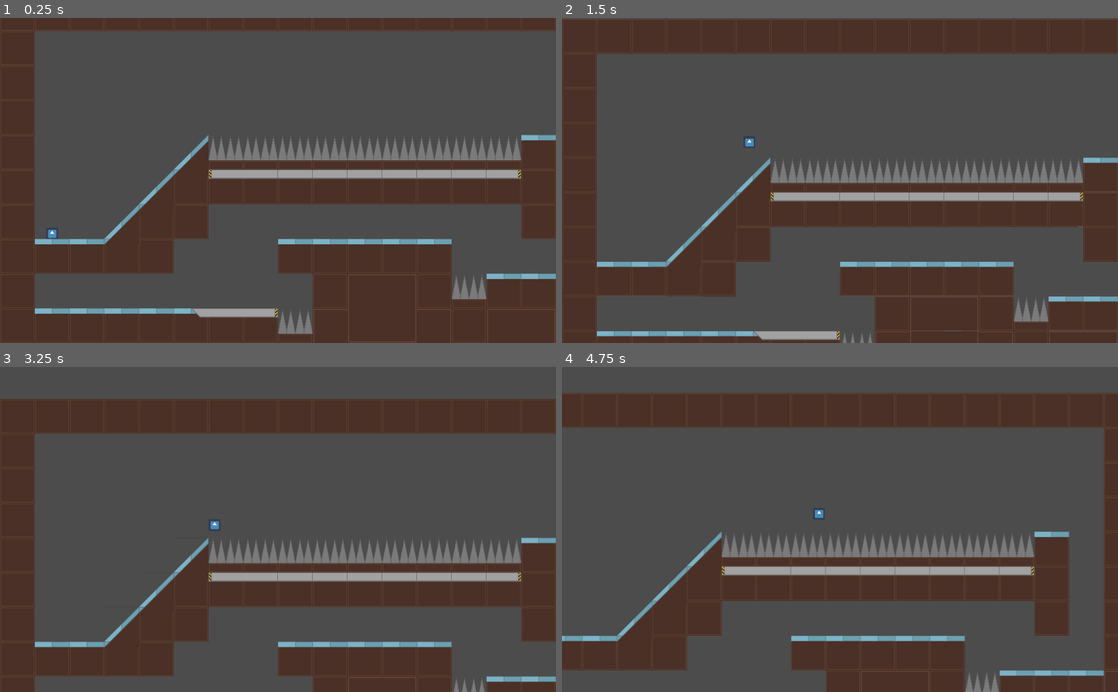
Above: before the commit, frames 1-4 (two rows, left to right).
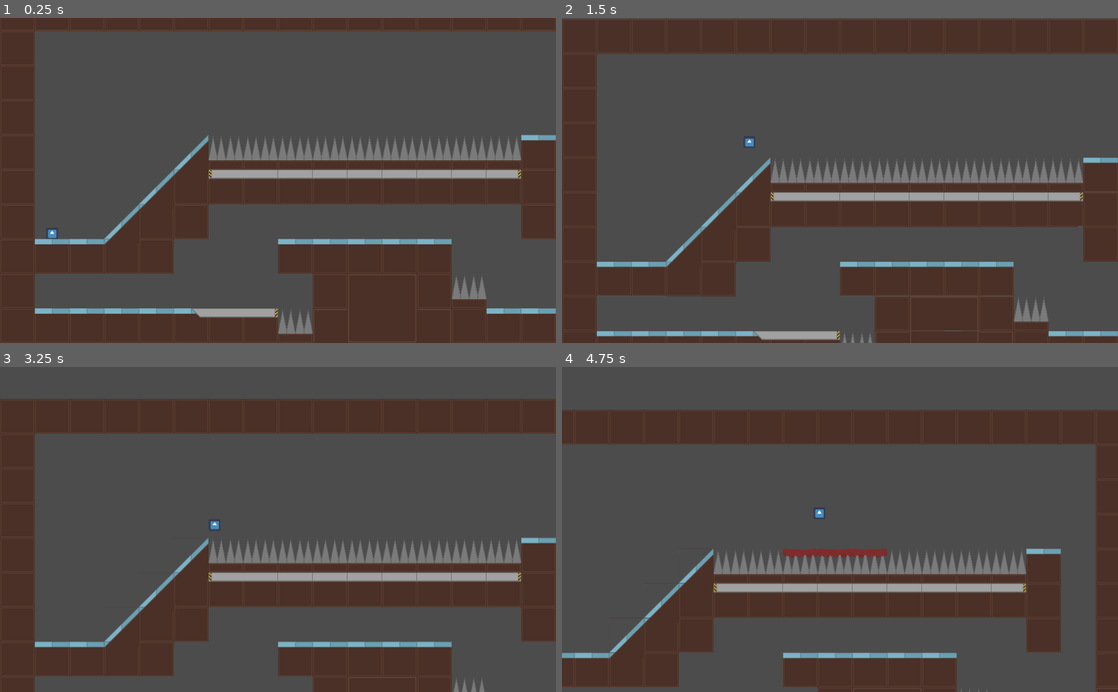
Above: after the commit, the same moments.

Repository: SomeSortOfSam/MeatballMayhem
Game: Godot game, scene res://Levels/Level01.tscn
Two runs of this game, one before a commit and one after it. Both use one fixed random seed, a clock stepped at 60 frames per second and the inputs below. The engine's default icon, where the game draws it, is replaced by a stand-in: a white triangle on a blue panel in a dark square.
Inputs:
- Up to frame 1 (0.25 s): no input
- Up to frame 2 (1.5 s): tap Enter at 0.5 s; hold Right (ui_right) from 0.53 s (still down); tap Up (ui_up) at 0.77 s; tap Space at 1.25 s
- Up to frame 3 (3.25 s): tap Up (ui_up) at 1.52, 3.02 s; release Right (ui_right) at 2.03 s; hold Left (ui_left) 2.03-2.78 s; hold Right (ui_right) from 2.78 s (still down)
- Up to frame 4 (4.75 s): tap Up (ui_up) at 3.77, 4.52 s; release Right (ui_right) at 4.28 s; hold Left (ui_left) from 4.28 s (still down)

The runs differ from the first frame. In frame 1, 1.5% of the frame differs, in the area x 87-100%, y 78-92%; in frame 2, 1.5%; in frame 3, 0.6%; in frame 4, 29%, in the area x 0-100%, y 8-100%.

Commit message:
Spike Fix

Diff:
--- a/Levels/Level01.tscn
+++ b/Levels/Level01.tscn
@@ -8,7 +8,7 @@
 position = Vector2( 32, 424 )
 
 [node name="TileMap" parent="StaticBody2D" index="0"]
-tile_data = PoolIntArray( -65537, 0, 0, -131072, 0, 0, -1310 …(1501 unchanged characters)…  7, 3, 524299, 7, 0, 524300, 8, 0, 524301, 7, 65538, 524302, 7, 65538, 524303, 7, 65538, 524304, 7, 65536, 655359, 7, 0, 589824, 7, 65538, 589825, 7, 65538, 589826, 7, 65538, 589827, 7, 65538, 589828, 7, 65539, 589829, 7, 131072, 589830, 7, 196609, 589831, 8, 0, 589832, 7, 65536, 589833, 7, 1, 589834, 7, 2, 589835, 7, 3, 589836, 7, 0, 589837, 7, 65536, 589838, 7, 3, 589839, 7, 0, 589840, 7, 1 )
+tile_data = PoolIntArray( -65537, 0, 0, -131072, 0, 0, -1310 …(1501 unchanged characters)…  7, 3, 524299, 7, 0, 524300, 8, 0, 524304, 7, 65536, 655359, 7, 0, 589824, 7, 65538, 589825, 7, 65538, 589826, 7, 65538, 589827, 7, 65538, 589828, 7, 65539, 589829, 7, 131072, 589830, 7, 196609, 589831, 8, 0, 589832, 7, 65536, 589833, 7, 1, 589834, 7, 2, 589835, 7, 3, 589836, 7, 0, 589837, 7, 65538, 589838, 7, 65538, 589839, 7, 65538, 589840, 7, 1 )
 killID = 8
 
 [node name="Camera2D" parent="." index="2"]
--- a/Tiles/KillNode.gd
+++ b/Tiles/Spikes.gd
@@ -2,10 +2,13 @@
 
 onready var platform = $StaticBody2D/CollisionShape2D
 onready var sprite = $Sprite
-onready var hurtbox = $CollisionShape2D
+onready var hurtbox = $HurtBox
 
 func _on_Kill_body_entered(body):
 	body.kill()
 	hurtbox.set_deferred("disabled",false)
 	platform.shape.set_extents(Vector2(32,32))
-	platform.set_position(Vector2(32,32))
+	platform.set_position(Vector2.ZERO)
+	sprite.frame += 1
+	if body.cooked:
+		sprite.frame += 1
--- a/Tiles/Spikes.tscn
+++ b/Tiles/Spikes.tscn
@@ -1,12 +1,13 @@
 [gd_scene load_steps=5 format=2]
 
-[ext_resource path="res://Tiles/KillNode.gd" type="Script" id=1]
+[ext_resource path="res://Tiles/Spikes.gd" type="Script" id=1]
 [ext_resource path="res://Assets/Spikes Fixed.png" type="Texture" id=2]
 
 [sub_resource type="RectangleShape2D" id=1]
 extents = Vector2( 32, 23.2652 )
 
 [sub_resource type="RectangleShape2D" id=2]
+resource_local_to_scene = true
 extents = Vector2( 32, 8.78134 )
 
 [node name="Kill" type="Area2D"]
@@ -16,11 +17,11 @@
 
 [node name="Sprite" type="Sprite" parent="."]
 texture = ExtResource( 2 )
-region_enabled = true
+hframes = 3
 region_rect = Rect2( 0, 0, 64, 64 )
 
-[node name="CollisionShape2D" type="CollisionShape2D" parent="."]
-visible = false
+[node name="HurtBox" type="CollisionShape2D" parent="."]
+self_modulate = Color( 1, 0, 0, 1 )
 position = Vector2( 0.117981, -7.66898 )
 shape = SubResource( 1 )
 
@@ -29,6 +30,7 @@
 collision_mask = 0
 
 [node name="CollisionShape2D" type="CollisionShape2D" parent="StaticBody2D"]
+self_modulate = Color( 1, 0.607843, 0, 1 )
 position = Vector2( 0.140305, 23.2911 )
 shape = SubResource( 2 )
 [connection signal="body_entered" from="." to="." method="_on_Kill_body_entered"]
